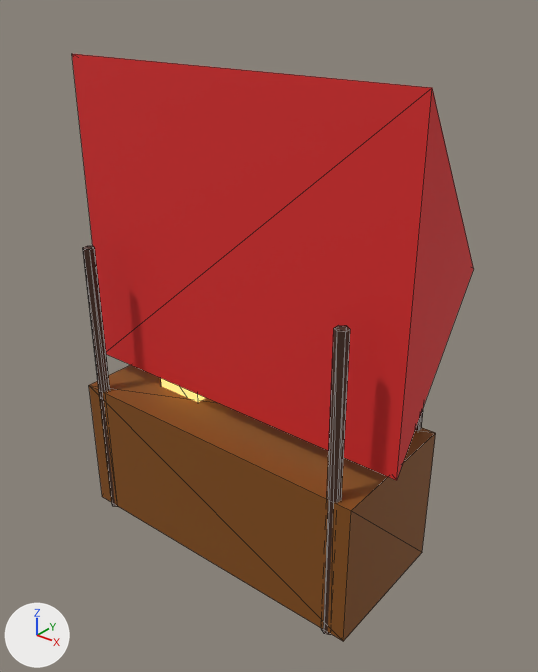
The glTF model modelos/entorno/puesto_tawi.glb: old version first, new version second.
One viewpoint serves both versions: a 50 mm camera at (2.72, -3.22, 3.54) aimed at (0.03, 0.13, 1.46). The axes (+X, +Y, +Z) are drawn at lower left. The lights are the same throughout. The first picture is the older version. Mesh edges are drawn as thin lines. Where no turn or scale is listed for an object, it has been applied to the vertices. Vertices at exactly the same position are counted once.
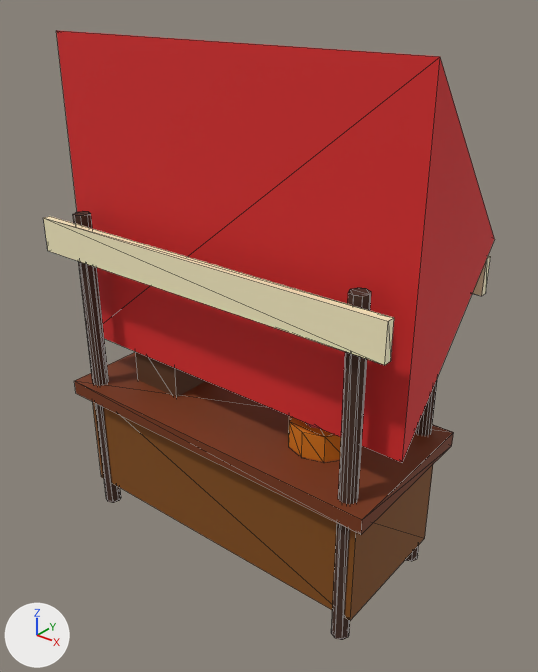
Where the newer file only moved an object's origin or applied its transform, the numbers keep the older frame.

Diff of the bpy script that builds the scene:
```diff
--- a/modelos/entorno/puesto_tawi.glb.py
+++ b/modelos/entorno/puesto_tawi.glb.py
@@ me_cube @@
-me_cube.from_pydata(...)  # 8 vertices, 12 faces; spans x -1.08..1.08, y -0.48..0.48, z -0.48..0.48
+me_cube.from_pydata(...)  # 8 vertices, 12 faces; spans x -1.1..1.1, y -0.45..0.45, z -0.32..0.43
+# me_cube part 1: the whole mesh is scaled about its middle by (1.02, 0.938, 0.781), then moved by (0.0, 0.0, 0.05)
 me_cube.materials.append(mat_mat_madera_tablas)
@@ me_cylinder @@
-me_cylinder.from_pydata(...)  # 12 vertices, 20 faces; spans x -0.03..0.03, y -0.04..0.04, z -1.0..1.0
+me_cylinder.from_pydata(...)  # 16 vertices, 28 faces; spans x -0.05..0.05, y -0.05..0.05, z -1.1..1.1
+# me_cylinder part 3: the whole mesh is rebuilt
 me_cylinder.materials.append(mat_mat_arbol_corteza)
@@ me_cylinder_002 @@
-me_cylinder_002.from_pydata(...)  # 12 vertices, 20 faces; spans x -0.03..0.03, y -0.04..0.04, z -1.0..1.0
+me_cylinder_002.from_pydata(...)  # 16 vertices, 28 faces; spans x -0.05..0.05, y -0.05..0.05, z -1.1..1.1
+# me_cylinder_002 part 4: the whole mesh is rebuilt
 me_cylinder_002.materials.append(mat_mat_arbol_corteza)
@@ me_cylinder_003 @@
-me_cylinder_003.from_pydata(...)  # 12 vertices, 20 faces; spans x -0.03..0.03, y -0.04..0.04, z -1.0..1.0
+me_cylinder_003.from_pydata(...)  # 16 vertices, 28 faces; spans x -0.05..0.05, y -0.05..0.05, z -1.1..1.1
+# me_cylinder_003 part 5: the whole mesh is rebuilt
 me_cylinder_003.materials.append(mat_mat_arbol_corteza)
@@ me_cylinder_004 @@
-me_cylinder_004.from_pydata(...)  # 6 vertices, 8 faces; spans x -1.2..1.2, y -0.23..0.45, z -1.01..1.01
+me_cylinder_004.from_pydata(...)  # 6 vertices, 8 faces; spans x -1.25..1.25, y -0.28..0.57, z -0.84..1.14
+# me_cylinder_004 part 6: the whole mesh is scaled about its middle by (1.04, 1.25, 0.981), then moved by (0.0, 0.03, 0.15)
 me_cylinder_004.materials.append(mat_mat_tela_toldo)
@@ me_cube_001 @@
-me_cube_001.from_pydata(...)  # 8 vertices, 12 faces; spans x -0.175..0.175, y -0.175..0.175, z -0.175..0.175
-me_cube_001.materials.append(mat_mat_oro_reliquia)  # orange #f59e0b, glowing yellow #fde68a
+me_cube_001.from_pydata(...)  # 8 vertices, 12 faces; spans x -0.675..1.675, y -0.525..0.525, z -0.15..-0.05
+# me_cube_001 part 2: the whole mesh is scaled about its middle by (6.71, 3, 0.286), then moved by (0.5, 0.0, -0.1)
+me_cube_001.materials.append(mat_mat_madera_viga)  # brown #78350f
@@ ob_cylinder @@
 ob_cylinder = bpy.data.objects.new('Cylinder', me_cylinder)
-ob_cylinder.location = (-0.95, -0.45, 1.0)
+ob_cylinder.location = (-1.02, -0.42, 1.1)
@@ ob_cylinder_002 @@
 ob_cylinder_002 = bpy.data.objects.new('Cylinder.002', me_cylinder_002)
-ob_cylinder_002.location = (0.95, -0.45, 1.0)
+ob_cylinder_002.location = (1.02, -0.42, 1.1)
@@ ob_cylinder_003 @@
 ob_cylinder_003 = bpy.data.objects.new('Cylinder.003', me_cylinder_003)
-ob_cylinder_003.location = (0.95, 0.45, 1.0)
+ob_cylinder_003.location = (1.02, 0.42, 1.1)
@@ ob_sphere @@
+ob_sphere = bpy.data.objects.new('Sphere', me_sphere)  # an icosphere of 80 faces spanning x -0.16..0.16, y -0.16..0.16, z -0.16..0.16; in mat_mat_rubor (red #de6771)
+ob_sphere.location = (0.6, -0.05, 1.22)
@@ ob_cylinder_005 @@
+ob_cylinder_005 = bpy.data.objects.new('Cylinder.005', me_cylinder_005)  # a 10-sided cylinder along z spanning x -0.209..0.209, y -0.22..0.22, z -0.09..0.09; in mat_mat_paja_dorada (orange #d97706)
+ob_cylinder_005.location = (0.6, -0.05, 1.08)
@@ ob_cube_004 @@
+ob_cube_004 = bpy.data.objects.new('Cube.004', me_cube_004)  # a box spanning x -0.19..0.19, y -0.19..0.19, z -0.19..0.19; in mat_mat_madera_tronco (brown #5c381e)
+ob_cube_004.location = (-0.65, -0.05, 1.15)
@@ ob_cube_003 @@
+ob_cube_003 = bpy.data.objects.new('Cube.003', me_cube_003)  # a box spanning x -1.25..1.25, y -0.02..0.02, z -0.11..0.11; in mat_mat_pino_puntos (beige #fef3c7)
+ob_cube_003.location = (0.0, 0.52, 2.05)
@@ ob_cube_002 @@
+ob_cube_002 = bpy.data.objects.new('Cube.002', me_cube_003.copy())
+ob_cube_002.location = (0.0, -0.52, 2.05)
```

What differs and where, as boxes [x1, y1, x2, y2] in the pictures (538 x 672 px):
'Cylinder.004', moved, rescaled (9% wider)
    before: [72, 54, 474, 480]
    after: [56, 30, 495, 463]
'Cube', rescaled
    before: [89, 365, 436, 642]
    after: [93, 402, 433, 621]
'Cube.001', recoloured, moved, rescaled
    before: [161, 378, 205, 402]
    after: [74, 352, 454, 535]
'Cube.002', added (beige)
    after: [43, 216, 394, 365]
'Cylinder.002', reshaped, moved (37% wider, 14% taller)
    before: [321, 325, 350, 635]
    after: [331, 288, 371, 640]
'Cylinder', reshaped, moved
    before: [83, 246, 118, 507]
    after: [73, 211, 121, 503]
'Cylinder.005', added (orange)
    after: [289, 416, 341, 462]
'Cube.004', added (brown)
    after: [135, 352, 205, 397]
'Cylinder.003', reshaped, moved (mostly hidden before)
    before: [415, 407, 424, 431]
    after: [406, 380, 437, 561]
'Cube.003', added
    after: [472, 255, 491, 296]
'Sphere', added (mostly hidden)
    after: [305, 422, 320, 429]
